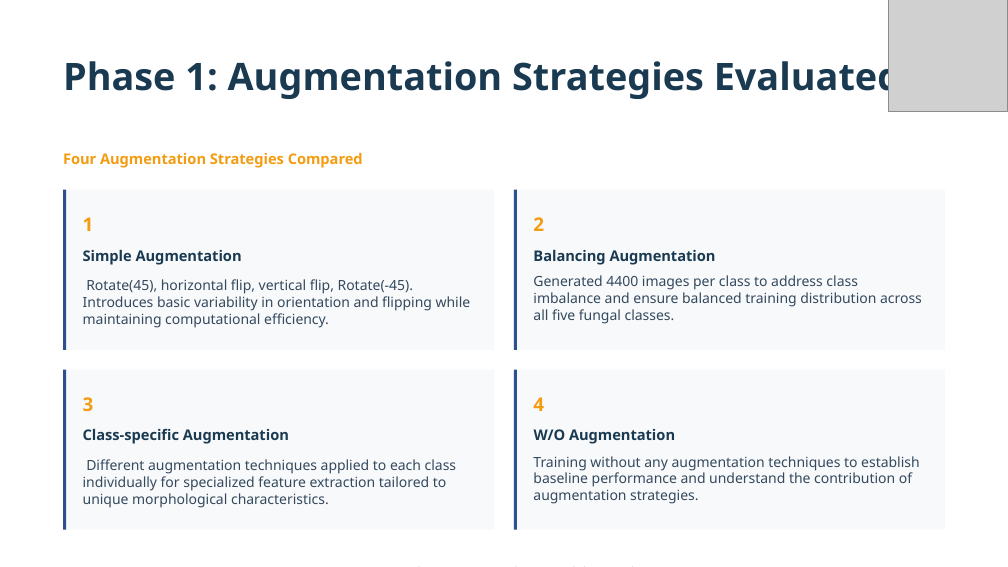
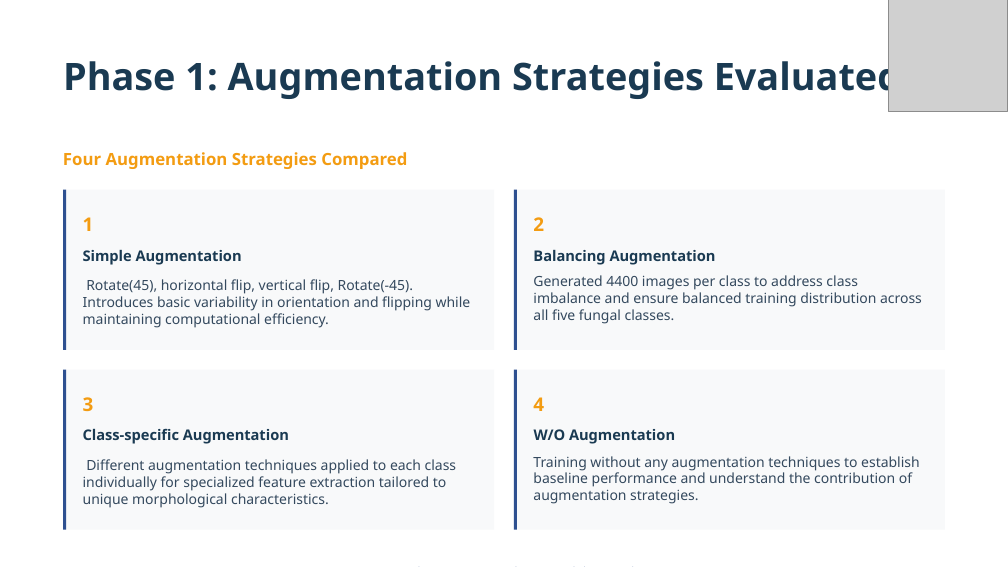
Before and after one commit to ahmed7git/Final-prowerPT, a slide deck: slide 15 of final edit.pptx (slide 14 before the commit). Drawn at 1008x567 pixels with LibreOffice and Linux fonts; fonts in the diff are those of the drawing; grey boxes stand for pictures; background and template pictures are left out. Boxes give left, top, right and bottom in pixels: in the first picture for what was removed or moved away, otherwise in the second. Text is boxed around its words. In the diff, an @@ line names an element or a change of style, - is before the commit and + after.

```diff
--- a/final edit.pptx
+++ b/final edit.pptx
@@ text "Four Augmentation Strategies Compared" at <box>63,152,407,169</box>: size 10.5 to 12 pt @@
```
Also in this commit, not shown: 5 other slides changed, 3 slides added, 4 slides removed.
